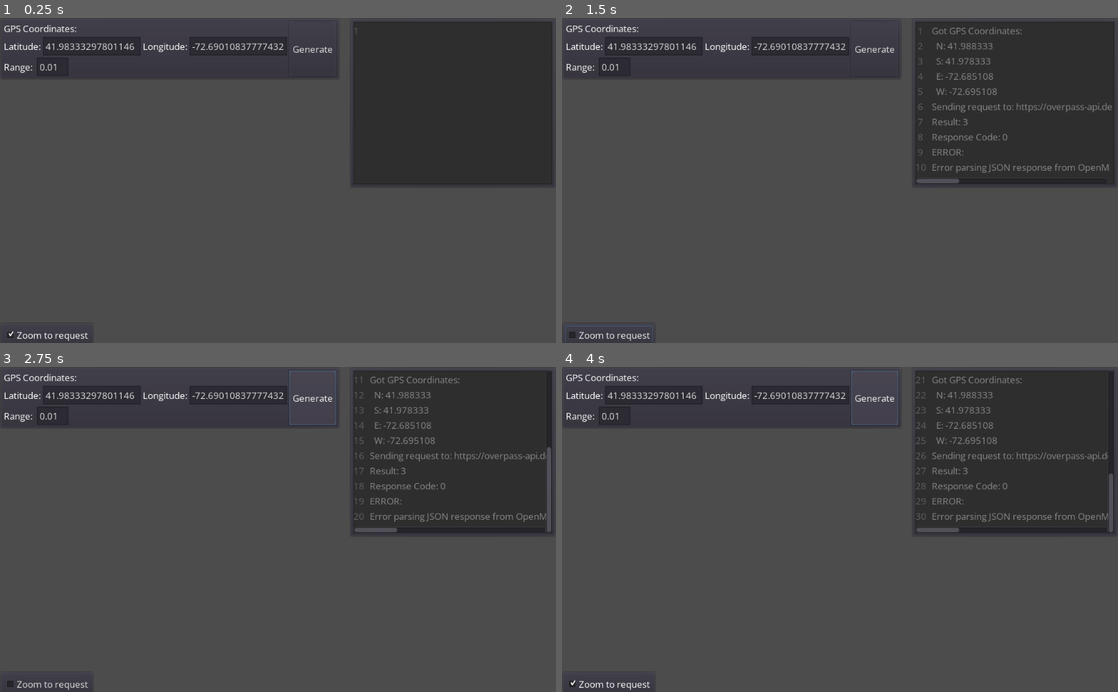
Above: before the commit, frames 1-4 (two rows, left to right).
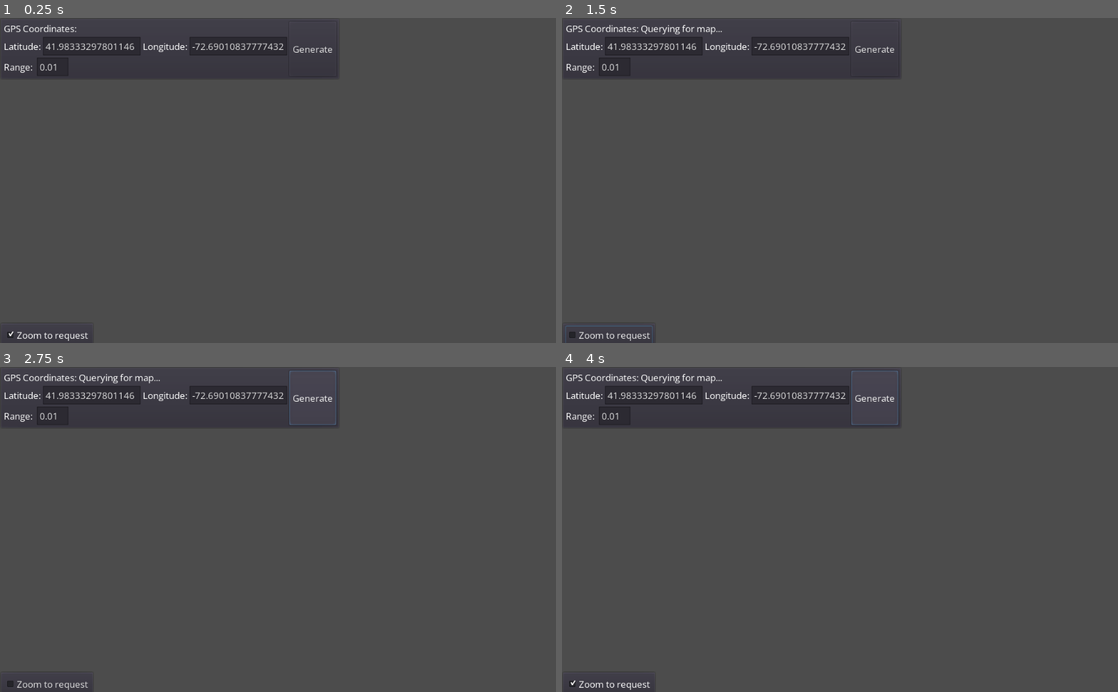
Above: after the commit, the same moments.

Repository: Netruk44/walking-app-proto-v2
Game: Godot game, scene res://scenes/Root.tscn
Two runs of this game, one before a commit and one after it. Both use one fixed random seed, a clock stepped at 60 frames per second and the inputs below.
Inputs:
- Up to frame 1 (0.25 s): no input
- Up to frame 2 (1.5 s): click "Generate" at 0.5 s; click "Zoom to request" at 1.25 s
- Up to frame 3 (2.75 s): click "Generate" at 2 s
- Up to frame 4 (4 s): click "Zoom to request" at 2.75 s; click "Generate" at 3.5 s

The runs differ from the first frame. In frame 1, 18% of the frame differs, in the area x 63-100%, y 1-52%; in frame 2, 17%; in frame 3, 16%; in frame 4, 16%.

Commit message:
Option to hide console window, hidden by default on release. Better status communication using GPSCoordinates window.

Diff:
--- a/scenes/Root.gd
+++ b/scenes/Root.gd
@@ -1,8 +1,9 @@
 extends Node
 
-# Called when the node enters the scene tree for the first time.
 func _ready():
-	pass # Replace with function body.
+	if not OS.is_debug_build():
+		# Don't show console for release builds.
+		$UI/ConsolePanel.hide()
 
 func log(txt):
 	$UI/ConsolePanel.log(txt)
@@ -19,6 +20,11 @@
 	else:
 		$Map.zoomToFit = $Map.ZoomType.Fit_All_Returned_Data
 	$Logic/OpenMapsApi.GetHighwaysInGpsRect(coords)
+	$UI/GPSCoordsPanel.showMessage("Querying for map...")
+
+func _on_OpenMapsApi_on_map_data(result_object, requested_window):
+	$UI/GPSCoordsPanel.showMessage("Successfully retrieved map!")
+	$Map.addFromOpenMapsApi(result_object, requested_window)
 
 func _on_error(txt):
 	self.log("ERROR:")
--- a/scenes/Root.tscn
+++ b/scenes/Root.tscn
@@ -27,6 +27,7 @@
 [node name="GPSCoordsPanel" parent="UI" instance=ExtResource( 1 )]
 
 [node name="ConsolePanel" parent="UI" instance=ExtResource( 4 )]
+visible = false
 anchor_left = 1.0
 anchor_right = 1.0
 margin_left = -380.0
@@ -68,7 +69,7 @@
 [connection signal="generate_pressed" from="UI/GPSCoordsPanel" to="." method="_on_GPSCoordsPanel_generate_pressed"]
 [connection signal="on_error" from="Logic/OpenMapsApi" to="." method="_on_error"]
 [connection signal="on_info" from="Logic/OpenMapsApi" to="." method="_on_info"]
-[connection signal="on_map_data" from="Logic/OpenMapsApi" to="Map" method="_on_OpenMapsApi_on_map_data"]
+[connection signal="on_map_data" from="Logic/OpenMapsApi" to="." method="_on_OpenMapsApi_on_map_data"]
 [connection signal="request_completed" from="Logic/OpenMapsApi/HTTPRequest" to="Logic/OpenMapsApi" method="_on_HTTPRequest_request_completed"]
 [connection signal="on_error" from="Map" to="." method="_on_error"]
 [connection signal="on_info" from="Map" to="." method="_on_info"]
--- a/scenes/UI/GPSCoordsPanel.gd
+++ b/scenes/UI/GPSCoordsPanel.gd
@@ -63,9 +63,21 @@
 func showError(text):
 	var label = $ContainerHBox/ControlsVBox/LabelsHBox/ErrorLabel
 	label.text = "ERROR: %s" % text
+	label.add_color_override("font_color", Color.red)
 
 	if not label.visible:
 		label.show()
 
 	var timer = $ContainerHBox/ControlsVBox/LabelsHBox/ErrorTimer
 	timer.start()
+
+func showMessage(text):
+	var label = $ContainerHBox/ControlsVBox/LabelsHBox/ErrorLabel
+	label.remove_color_override("font_color")
+	label.text = text
+
+	if not label.visible:
+		label.show()
+
+	var timer = $ContainerHBox/ControlsVBox/LabelsHBox/ErrorTimer
+	timer.start()
